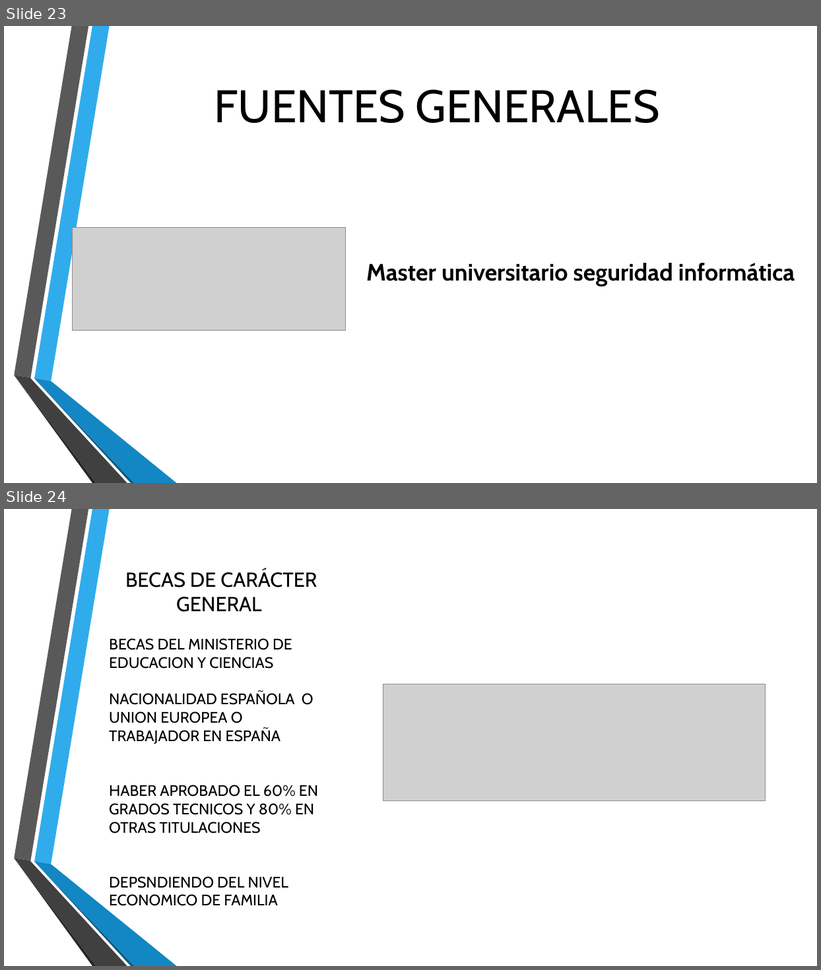
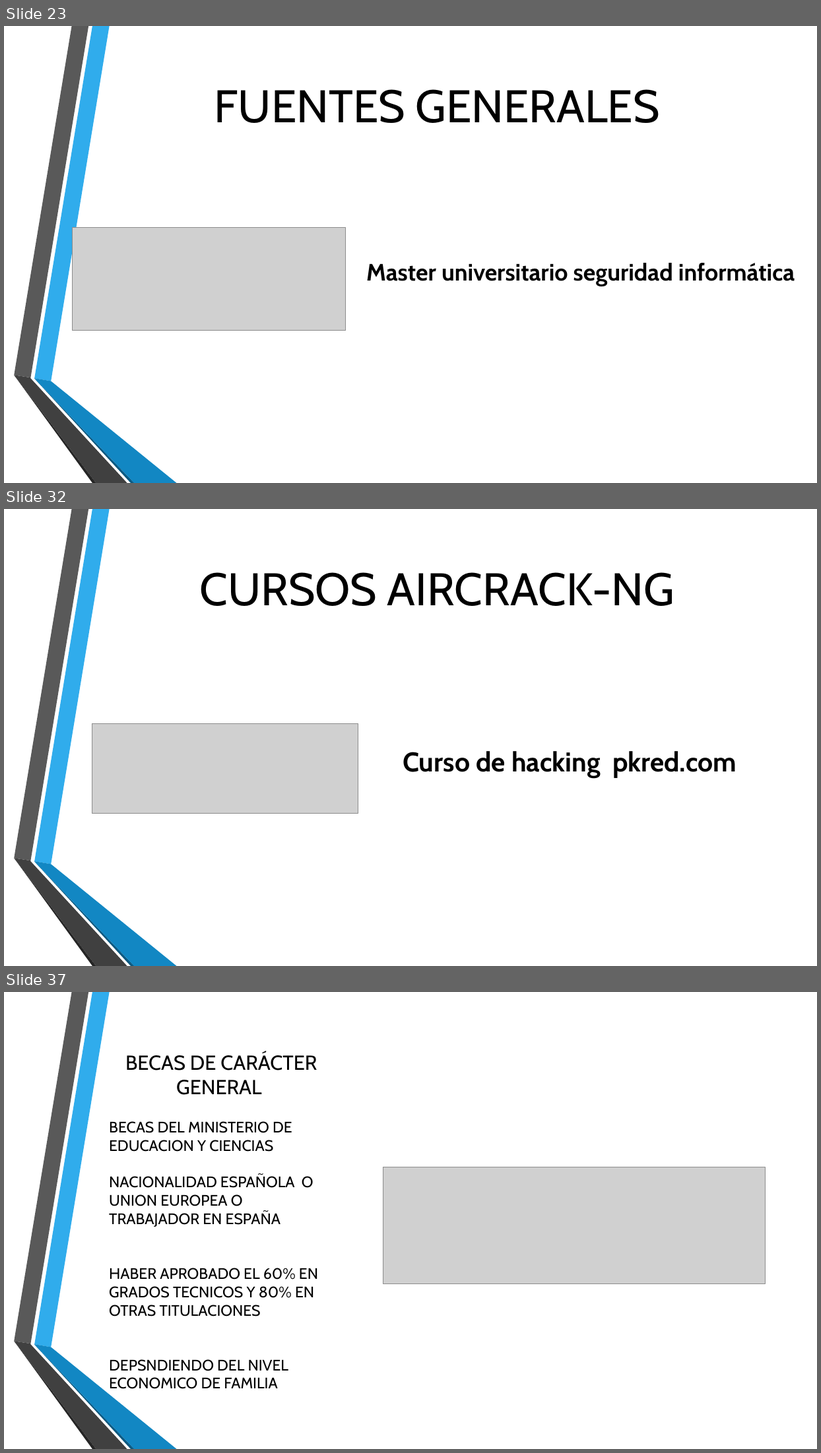
Before and after one commit to Rijaelto/TG1, a slide deck: TG1_final.pptx. Shown one above the other, each under a label of ours: slides 23 and 24 before the commit, slides 23, 32 and 37 after it; the slides between them are not shown. The pictures are 821x970 and 821x1453 pixels, drawn with LibreOffice and Linux fonts; fonts in the diff are those of the drawing; grey boxes stand for pictures; background and template pictures are left out. Boxes give left, top, right and bottom in pixels: in the first picture for what was removed or moved away, otherwise in the second. Text is boxed around its words. In the diff, an @@ line names an element or a change of style, - is before the commit and + after.

```diff
--- a/TG1_final.pptx
+++ b/TG1_final.pptx
@@ slide 32 added at (4,509,817,966), background picture (left out); not listed: 6 template elements that a slide beside it also shows @@
@@ title added at (199,572,675,606), 54 pt, text #000000 @@
+CURSOS AIRCRACK-NG
@@ picture added at (92,723,358,814) @@
@@ text added at (403,751,737,778), 32 pt, text #000000, bold @@
+Curso de hacking pkred.com
@@ what was slide 24 is now slide 37 @@
```
Also in this commit, not shown: 2 slides changed, 15 other slides added.
